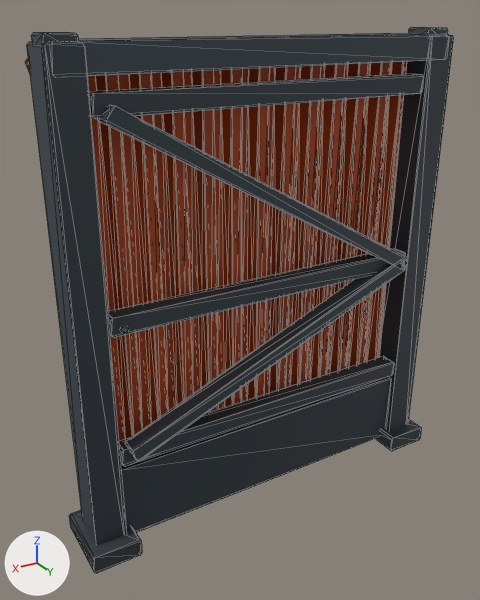
Two versions of the glTF model public/assets/wildshard-art/wsc-module-020-corrugated-wall-distance.glb, one commit apart.
Rendered twice from a camera (50 mm lens) standing at (1.9, 2.94, 2.74) and looking at (0.13, -0.01, 1.27). The lights are fixed; the arrows at lower left show +X, +Y and +Z. The picture after the commit comes second. Mesh edges are drawn as thin lines. Vertices at exactly the same position are counted once.

The first picture shows 'WSC-MODULE-020 | Distance'.
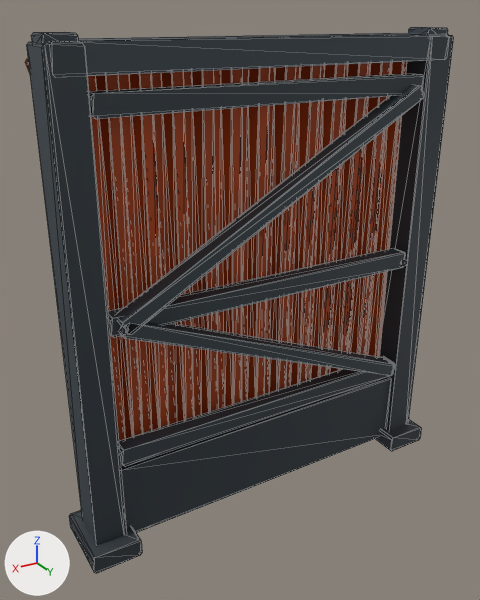
What changed in the scene script:
```text
Change me_shared_distance_bay:
    where me_shared_distance_bay.from_pydata(...)  # 632 vertices, 1140 faces; spans x -1.19..1.19, y -0.17..0.24, z 0.0..2.67
    used by ob_wsc_module_020___distance; location = (0.0, 0.0, 0.0)
    me_shared_distance_bay part 1: the loose piece of 16 vertices spanning x -0.91..0.91, y 0.1..0.2, z 0.59..1.39 is turned 135.6 degrees about the y axis through its middle
    me_shared_distance_bay part 2: the loose piece of 16 vertices spanning x -0.91..0.91, y 0.1..0.2, z 1.32..2.39 is turned -121.8 degrees about the y axis through its middle
```

Location of each change, (x1, y1, x2, y2) in pixels of the pictures (480 x 600 px; the box of a moved part takes in the faces that stretch with it):
part 1 of me_shared_distance_bay, moved or reshaped: before (125, 259, 406, 461); after (119, 322, 395, 376)
part 2 of me_shared_distance_bay, moved or reshaped: before (98, 105, 407, 268); after (118, 84, 424, 335)
